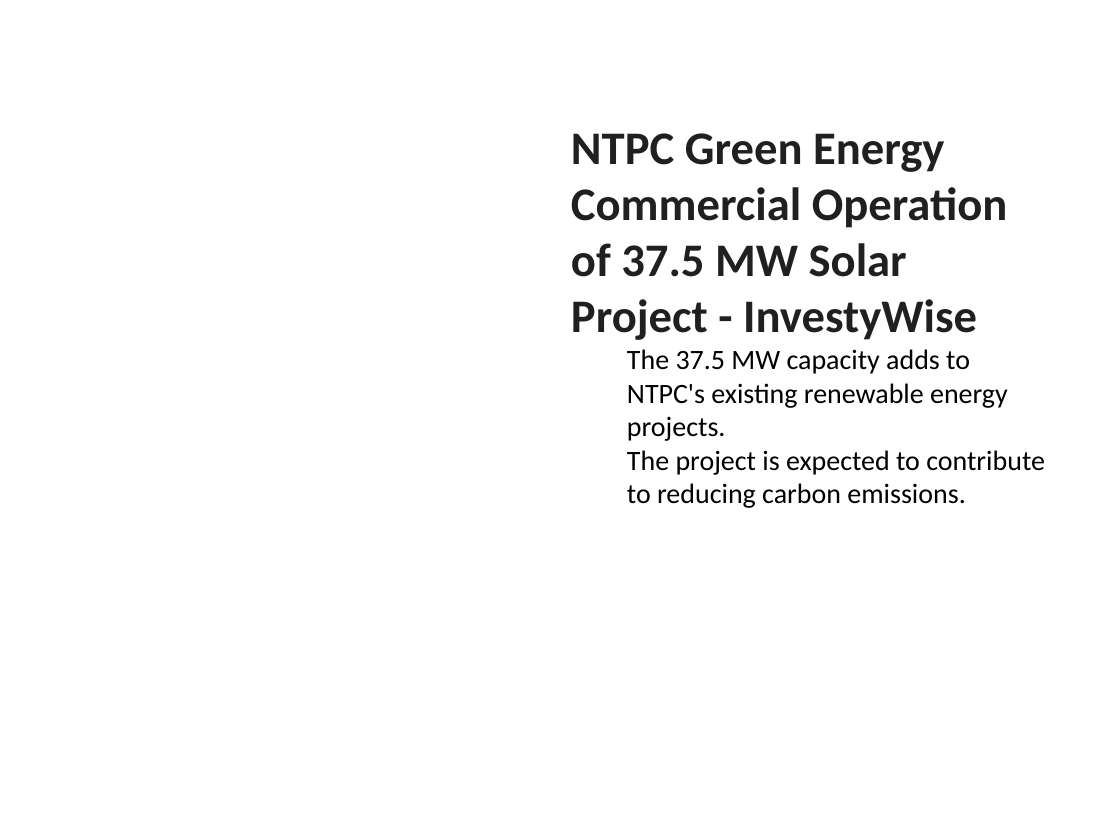
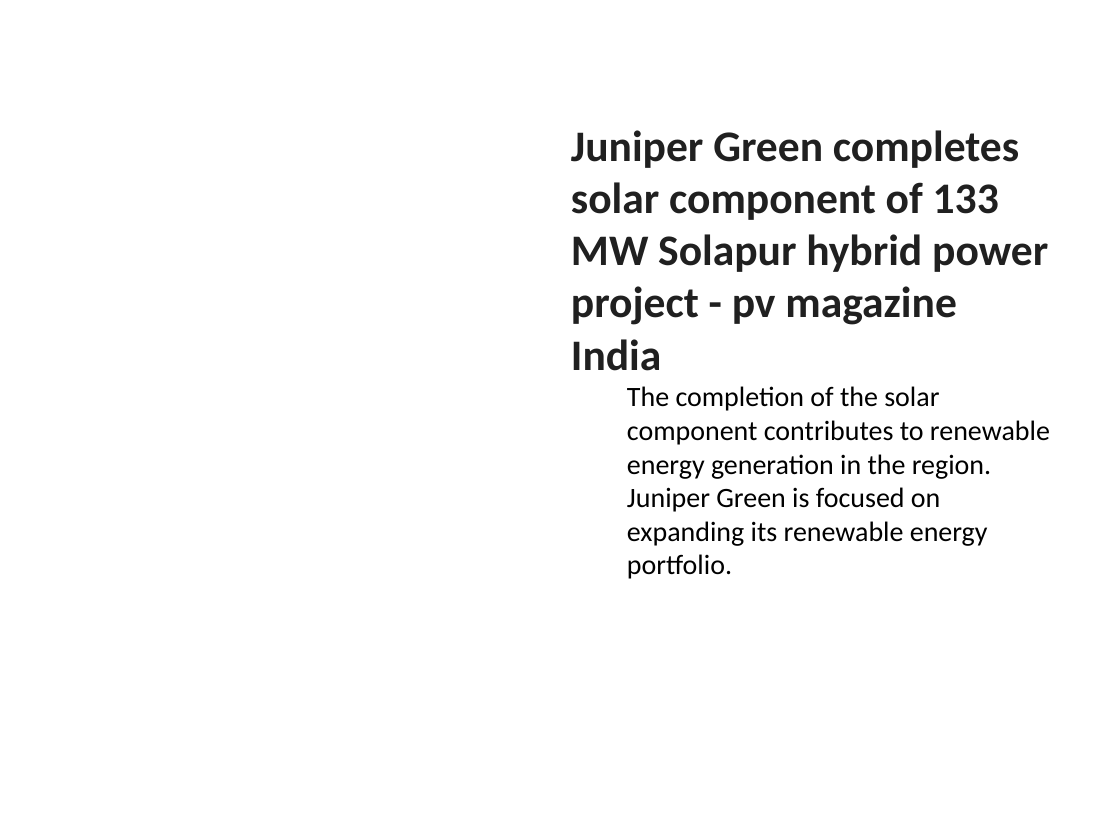
Before and after one commit to gauravsiemens1988/Linkedin-AI-Agent_Personal, a slide deck: slide 3 of drafts/linkedin_carousel.pptx. Drawn at 1120x840 pixels with LibreOffice and Linux fonts; fonts in the diff are those of the drawing. Boxes give left, top, right and bottom in pixels: in the first picture for what was removed or moved away, otherwise in the second. Text is boxed around its words. In the diff, an @@ line names an element or a change of style, - is before the commit and + after.

```diff
--- a/drafts/linkedin_carousel.pptx
+++ b/drafts/linkedin_carousel.pptx
@@ text at (571, 130, 1050, 579): text changed @@
-NTPC Green Energy Commercial Operation of 37.5 MW Solar Project - InvestyWise
-  The 37.5 MW capacity adds to NTPC's existing renewable energy projects.
-  The project is expected to contribute to reducing carbon emissions.
+Juniper Green completes solar component of 133 MW Solapur hybrid power project - pv magazine India
+  The completion of the solar component contributes to renewable energy generation in the region.
+  Juniper Green is focused on expanding its renewable energy portfolio.
```
Also in this commit, not shown: 5 other slides changed, 1 other file.
